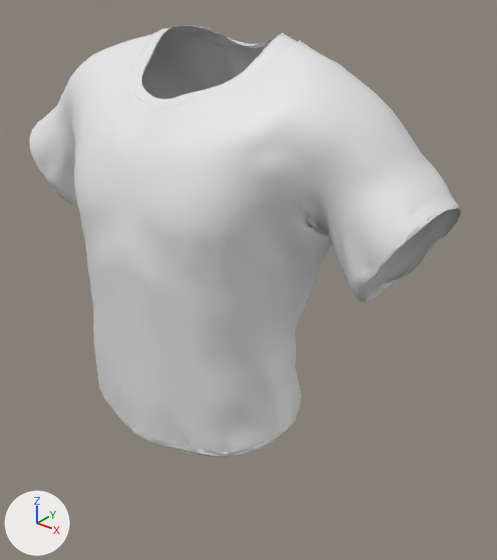
What one commit did to the glTF model public/3d/avatar/MEN/Body/Slim/Sizes/Tshirt/Tshirt_M.glb.
Rendered twice from a camera (50 mm lens) standing at (12.26, -12.95, 31.16) and looking at (1.07, 1.05, 22.49). Every picture has the same lights, and +X, +Y and +Z are marked at lower left. Vertices at the same position are counted once.

Objects in the first picture: 'TShirt_for_Genesis.002'.
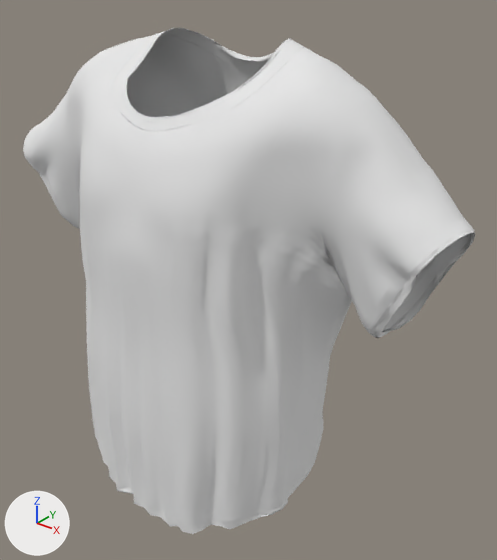
Patch to the scene script:
```diff
--- a/public/3d/avatar/MEN/Body/Slim/Sizes/Tshirt/Tshirt_M.glb.py
+++ b/public/3d/avatar/MEN/Body/Slim/Sizes/Tshirt/Tshirt_M.glb.py
@@ mat_3_toenail_007 @@
+mat_3_toenail_007 = principled_material('3_Toenail.007')
+mat_3_toenail_007.base_color = (0.8, 0.8, 0.8)  # white #e7e7e7
+mat_3_toenail_007.roughness = 1.0
@@ me_tshirt_for_genesis_002 @@
 # used by ob_tshirt_for_genesis_002; location = (0.0, 0.0, 0.0); rotation_euler = (1.571, 0.0, 0.0), in degrees (90, 0, 0); scale = (6.28, 6.28, 6.28)
-me_tshirt_for_genesis_002.from_pydata(...)  # 13206 vertices, 26176 faces; spans x -1.12..1.1, y 2.93..4.65, z -0.49..0.42
-me_tshirt_for_genesis_002.materials.append(mat_material_007)  # white #e7e7e7
+me_tshirt_for_genesis_002.from_pydata(...)  # 13206 vertices, 26176 faces; spans x -1.17..1.15, y 2.49..4.53, z -0.51..0.44
+# me_tshirt_for_genesis_002 part 1: 13206 of 13206 vertices moved; they spanned x -1.12..1.1, y 2.93..4.65, z -0.49..0.42 and now span x -1.17..1.15, y 2.49..4.53, z -0.51..0.44; mean shift (0.0, -0.24, -0.01); largest move (0.0, 3.02, 0.41) -> (0.01, 2.58, 0.41)
+me_tshirt_for_genesis_002.materials.append(mat_3_toenail_007)  # white #e7e7e7
@@ ob_tshirt_for_genesis_002 @@
 ob_tshirt_for_genesis_002.rotation_euler = (1.571, 0.0, 0.0)  # degrees (90, 0, 0)
-ob_tshirt_for_genesis_002.scale = (6.28, 6.28, 6.28)
+ob_tshirt_for_genesis_002.scale = (6.43, 6.43, 6.43)
```

Pixel boxes (x1, y1, x2, y2) of what changed, in the pictures (497 x 560 px):
'TShirt_for_Genesis.002', reshaped, rescaled (17% taller): before (30, 25, 461, 457); after (23, 28, 475, 534)
